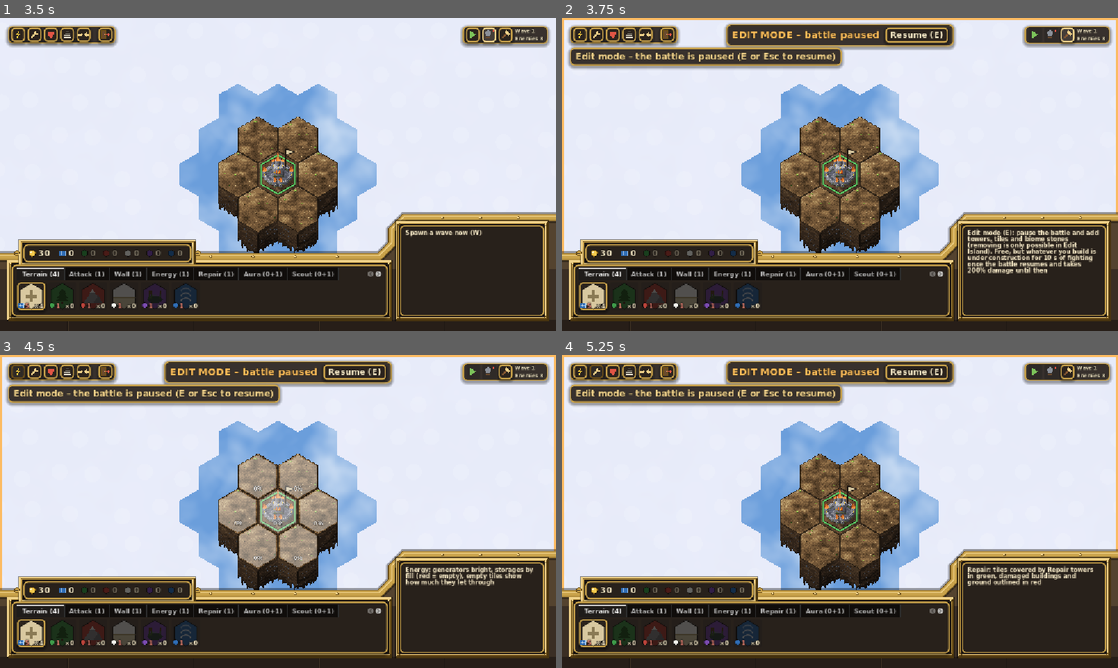
Above: before the commit, frames 1-4 (two rows, left to right).
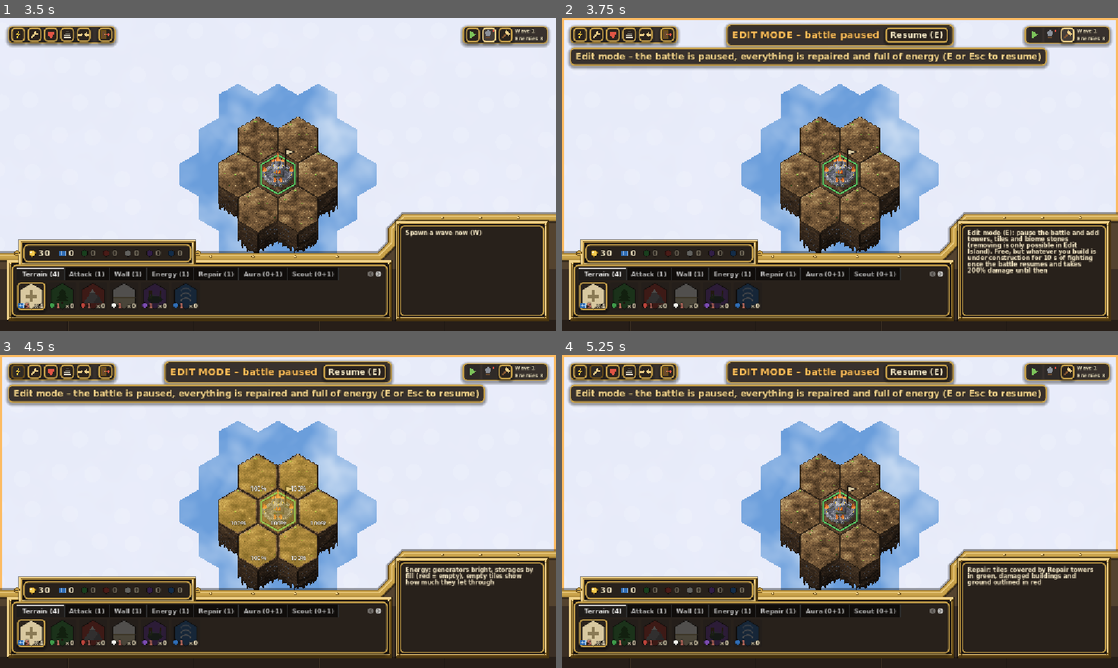
Above: after the commit, the same moments.

Repository: PfeiferSebastian/bastion-isles
Game: Godot game, scene res://scenes/ui/main_menu.tscn
Same seed, same stepped clock (60 frames per second), same inputs: the game is played once before the commit and once after it.
Inputs (mouse positions are in pixels of both pictures, inside the frame that each line leads up to):
- Up to frame 1 (3.5 s): click "Start" at 0.5 s; click "Endless mode" at 1.25 s; click (472, 33) at 2.02 s; click (489, 33) at 2.77 s
- Up to frame 2 (3.75 s): click (1067, 33) at 3.52 s
- Up to frame 3 (4.5 s): click (16, 370) at 4.27 s
- Up to frame 4 (5.25 s): click (595, 370) at 5.02 s

Frame 1 is identical in both runs. In frame 2, 2.9% of the frame differs, in the area x 30-88%, y 9-17%; in frame 3, 7.6%, in the area x 30-88%, y 9-68%; in frame 4, 2.9%.

Commit message:
Keep everything full and stop repairs and energy in edit mode
In Edit Island and the battle edit mode the island no longer ticks: every
frame Island.fill_up sets all buildings, the ground and the HQ to full HP,
shields and energy, runs Aura towers and Scouts at full power, and drops
heals over time and pipe flows. Scouts no longer draw energy while editing,
and entering the battle edit mode clears heal flashes and siphon streams.
The fight resumes from full.

Co-Authored-By: Claude Opus 5.5 <noreply@anthropic.com>

Diff:
--- a/scripts/combat/combat.gd
+++ b/scripts/combat/combat.gd
@@ -1143,6 +1143,13 @@
 	return best
 
 
+## Battle edit mode: no heal flashes or siphon streams stay on screen while it is paused.
+func clear_heal_effects() -> void:
+	_heal_flashes.clear()
+	_siphons.clear()
+	queue_redraw()
+
+
 func _flash(from: Vector2i, to: Vector2i, color: Color) -> void:
 	_heal_flashes.append({from = _view.hex_center_world(from), to = _view.hex_center_world(to), color = color, time = HEAL_FLASH_TIME})
 
--- a/scripts/fog/fog_of_war.gd
+++ b/scripts/fog/fog_of_war.gd
@@ -100,7 +100,9 @@
 		var profile := ScoutProfiles.for_tile(island, coord)
 		var area := scout_area(coord, profile)
 		_scouts[coord] = area
-		tower.aura_power = EnergyGrid.draw_energy(island, coord, profile.energy_per_second * delta)
+		# In the edit mode scouts run at full power without drawing energy (Island.fill_up).
+		if not island.editing:
+			tower.aura_power = EnergyGrid.draw_energy(island, coord, profile.energy_per_second * delta)
 		if tower.aura_power > 0.0:
 			for cell in area:
 				reveal(cell, Level.OPEN, OPEN_HOLD * profile.hold_factor)
--- a/scripts/island/island.gd
+++ b/scripts/island/island.gd
@@ -55,6 +55,10 @@
 var _group_cache: Dictionary = {}
 ## Towers only gain experience while this is on (off when editing the island).
 var gains_xp := true
+## Edit mode (Edit Island or the battle edit mode): no repairs, regeneration or energy run,
+## every building, the ground and the HQ just stay full (see fill_up, called every frame
+## instead of tick).
+var editing := false
 ## The HQ's biome (see hq_biome), recounted after any tile change.
 var _hq_biome := Biome.Type.NEUTRAL
 var _hq_biome_dirty := true
@@ -1199,6 +1203,32 @@
 	_update_analysis(delta)
 
 
+## Edit mode: everything is full – towers' HP and shields, the ground (Wasteland turns back)
+## and every storage, so Aura towers and Scouts run at full power – and heals over time and
+## pipe flows are dropped. It stays full when the edit mode ends.
+func fill_up() -> void:
+	_heals_over_time.clear()
+	energy_flows.clear()
+	for coord in _tiles:
+		var tile := _tiles[coord]
+		if tile.tower and tile.tower.type in [&"aura", &"scout"] and not tile.tower.is_part:
+			var power := 0.0 if construction.has(coord) else 1.0
+			if tile.tower.aura_power != power:
+				tile.tower.aura_power = power
+				_aura_cache.clear()
+		tile.hp = tile_max_hp(coord)
+		if tile.destroyed:
+			tile.destroyed = false
+			tile_changed.emit(coord)
+	for coord in _tiles:
+		var tile := _tiles[coord]
+		tile.energy = EnergyGrid.capacity(tile)
+		tile.starved = 0.0
+		if tile.tower:
+			tile.tower.hp = tower_max_hp(coord)
+			tile.tower.shield = tower_max_shield(coord)
+
+
 ## Aura towers pay their energy every frame; their power scales the buff (0 = off).
 func _power_auras(delta: float) -> void:
 	for coord in _tiles:
--- a/scripts/island/island_view.gd
+++ b/scripts/island/island_view.gd
@@ -100,8 +100,11 @@
 
 
 func _process(delta: float) -> void:
-	# The view keeps running while the battle is paused (edit mode), the island doesn't.
-	if not get_tree().paused:
+	# The view keeps running while the battle is paused (edit mode), the island doesn't; in
+	# the edit mode it just stays full.
+	if island.editing:
+		island.fill_up()
+	elif not get_tree().paused:
 		island.tick(delta)
 	hovered_coord = world_to_hex(get_global_mouse_position())
 	queue_redraw()
--- a/scripts/main.gd
+++ b/scripts/main.gd
@@ -9,6 +9,8 @@
 ## it the island can't be changed at all, so map clicks only aim focus fire; picking an
 ## inventory slot switches into the edit mode. What is built stays under construction for a
 ## while once the fight resumes (Island.start_construction).
+## In both edit modes nothing heals and no energy moves: every building, the ground and the
+## HQ stay full (Island.editing), and the fight resumes from full.
 
 const MENU_SCENE := "res://scenes/ui/main_menu.tscn"
 
@@ -43,6 +45,7 @@
 	_hud.return_requested.connect(_leave)
 	if GameSession.edit_mode:
 		_island_view.island.gains_xp = false
+		_island_view.island.editing = true
 		_combat.set_process(false)
 		_combat.set_process_unhandled_key_input(false)
 		_hud.show_edit_mode()
@@ -119,7 +122,10 @@
 	editing = on
 	get_tree().paused = on
 	_island_view.editable = on
-	if not on:
+	_island_view.island.editing = on
+	if on:
+		_combat.clear_heal_effects()
+	else:
 		# An item still held goes back (an unplaced purchase is refunded).
 		_island_view.release_hold()
 	_hud.show_battle_edit(on)
--- a/scripts/ui/hud.gd
+++ b/scripts/ui/hud.gd
@@ -287,7 +287,7 @@
 	_edit.visible = false
 	_mission_tube.visible = false
 	_mission_panel.visible = true
-	_mission_text.text = "Editing island"
+	_mission_text.text = "Editing island – everything stays repaired and full of energy"
 	_leave.text = "Done"
 	_leave.visible = true
 	_leave.set_meta(&"info", "Save the island and return to the main menu")
@@ -404,7 +404,7 @@
 	_edit_frame.visible = on
 	_waves.disabled = on
 	_spawn.disabled = on
-	notify("Edit mode – the battle is paused (E or Esc to resume)" if on else "Battle resumed")
+	notify("Edit mode – the battle is paused, everything is repaired and full of energy (E or Esc to resume)" if on else "Battle resumed")
 
 
 ## The HQ fell: says what was lost.
--- a/tests/hex_math_test.gd
+++ b/tests/hex_math_test.gd
@@ -548,6 +548,20 @@
 	_check(island.get_tile(w).destroyed, "partly repaired wasteland stays wasteland")
 	island.heal(w, false, Island.TILE_BASE_HP * 0.2)
 	_check(not island.get_tile(w).destroyed, "repaired wasteland becomes ground again")
+	# Edit mode: everything full, heals over time dropped.
+	var edit := Island.create_starter(2)
+	var t := Vector2i(1, 0)
+	edit.place_tower(t, &"attack")
+	edit.damage_tower(t, 40.0)
+	edit.damage_tile(Vector2i(-1, 0), 10000.0)
+	edit.damage_tile(Island.HQ_COORD, 500.0)
+	edit.get_tile(t).energy = 0.0
+	edit.add_heal_over_time(t, true, 10.0, 2.0)
+	edit.fill_up()
+	_check(is_equal_approx(edit.health_ratio(t, true), 1.0) and is_equal_approx(edit.health_ratio(Island.HQ_COORD, false), 1.0), "edit mode repairs towers and the HQ")
+	_check(not edit.get_tile(Vector2i(-1, 0)).destroyed and is_equal_approx(edit.health_ratio(Vector2i(-1, 0), false), 1.0), "edit mode restores wasteland")
+	_check(is_equal_approx(edit.get_tile(t).energy, EnergyGrid.capacity(edit.get_tile(t))), "edit mode fills every storage")
+	_check(not edit.has_heal_over_time(t, true), "edit mode drops heals over time")
 	# Profiles.
 	_check(RepairProfiles.base(Biome.Type.NEUTRAL).reach() == 6 and is_equal_approx(RepairProfiles.base(Biome.Type.NEUTRAL).falloff[6], 0.5), "repair reach 6, half the heal at the edge")
 	_check(RepairProfiles.base(Biome.Type.FOREST).mode == &"over_time", "forest heals over time")
Not shown, changed: docs/GDD.md
